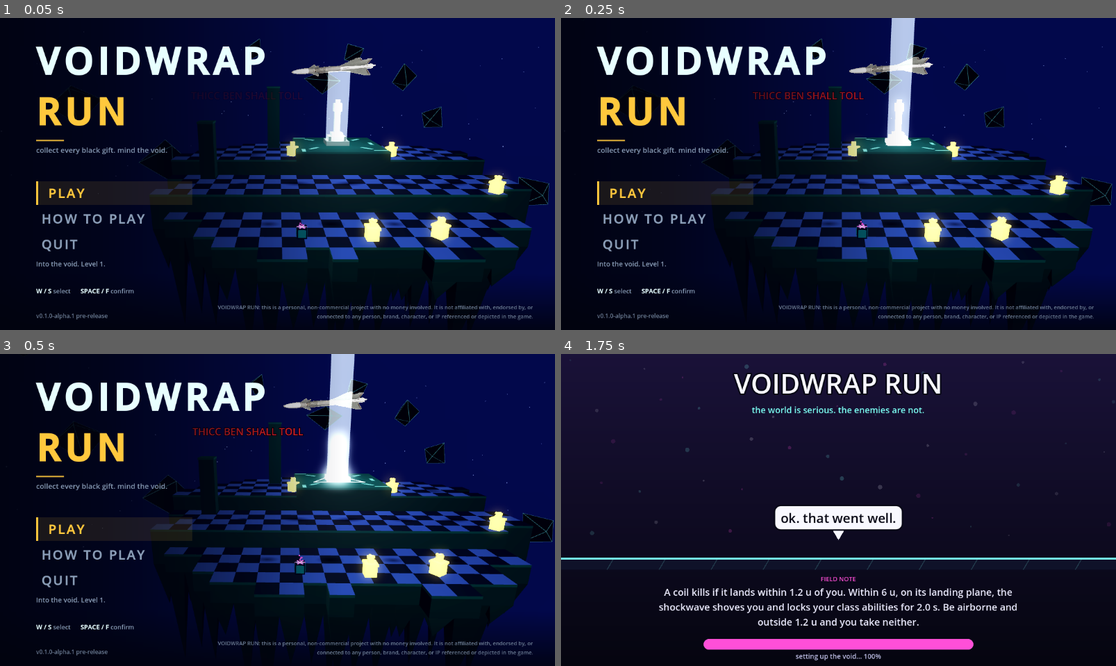
Above: before the commit, frames 1-4 (two rows, left to right).
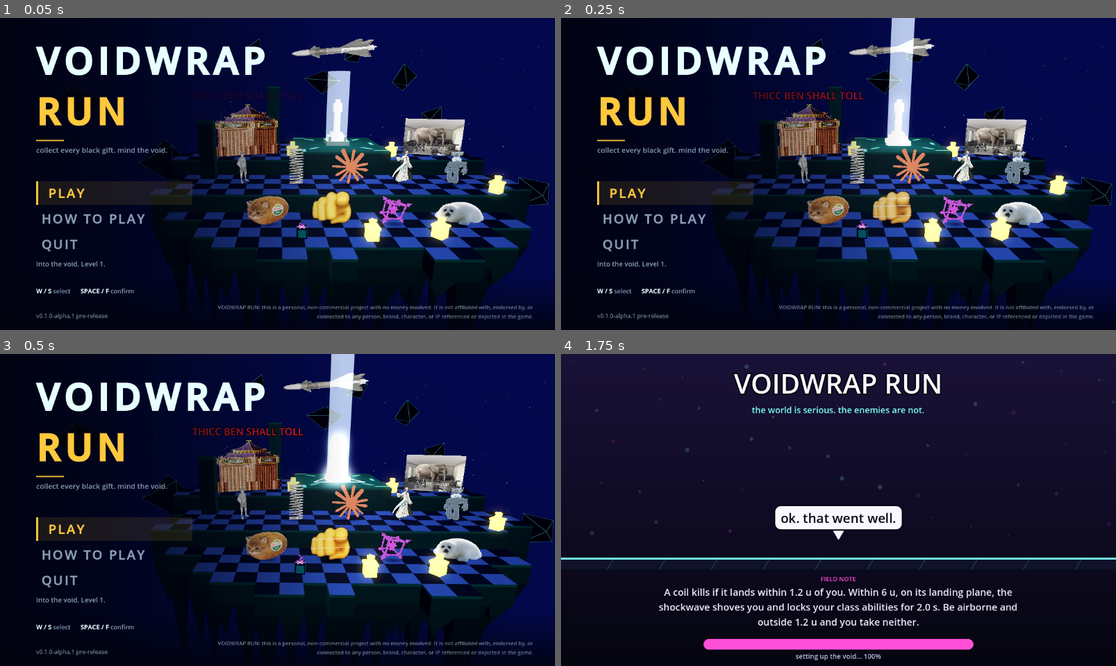
Above: after the commit, the same moments.

Repository: heylyfe/VOIDWARP-REMAKE
Game: Godot game, scene res://app/app.tscn
Same seed, same stepped clock (60 frames per second), same inputs: the game is played once before the commit and once after it.
Inputs (mouse positions are in pixels of both pictures, inside the frame that each line leads up to):
- Up to frame 1 (0.05 s): no input
- Up to frame 2 (0.25 s): no input
- Up to frame 3 (0.5 s): no input
- Up to frame 4 (1.75 s): click "PLAY" at 0.5 s; tap Enter at 1.25 s; move the mouse to (960, 494) at 1.27 s; hold D from 1.28 s (still down); tap Shift at 1.35 s; tap Space at 1.52 s

The runs differ from the first frame. In frame 1, 6.4% of the frame differs, in the area x 38-88%, y 6-67%; in frame 2, 6.5%, in the area x 38-87%, y 6-67%; in frame 3, 6.4%; in frame 4, nothing differs.

Commit message:
MENU: drop the local feet correction now that billboard.gd is fixed
The menu compensated for the billboard feet-offset sign bug (D-MENU-8,
PARKED.md #21). FIX-BILLBOARD fixed the sign at the source, so the
compensation double-corrected and test_menu.gd went red on all 12 enemies.
Removed _plant() and its two call sites; test_menu.gd now passes unchanged.

Generated by Mistral Vibe.
Co-Authored-By: Mistral Vibe <vibe@mistral.ai>

Diff:
--- a/game/app/menu_stage.gd
+++ b/game/app/menu_stage.gd
@@ -644,19 +644,11 @@
 	if sprite.texture == null:
 		sprite.texture = _tbd()
 	sprite.shaded = false
-	# the stage drives the frame, the feet fix and the facing in one place (advance()), so
-	# the billboard's own _process is switched off - see _plant() and D-MENU-8
+	# the stage drives the frame and the facing in one place (advance()), so the billboard's
+	# own _process is switched off. The feet offset is billboard.gd's job and is correct as of
+	# FIX-BILLBOARD (D-FIX-BILLBOARD-1), so the menu no longer compensates for it.
 	sprite.process_mode = Node.PROCESS_MODE_DISABLED
-	_plant(sprite)
 	return sprite
-
-
-## D-MENU-8 / PARKED.md: billboard.gd sets Sprite3D.offset.y = h/2 - (body bottom), which moves
-## the sprite DOWN (Sprite3D offset +y is up), so the body hangs 2 x |body_feet_shift| below the
-## node instead of standing on it. view/ is not this ticket's to edit; the menu lifts each sprite
-## by exactly that amount so the body bottom sits on the platform, frame by frame.
-static func _plant(sprite: Sprite3D) -> void:
-	sprite.position.y = -2.0 * float(sprite.body_feet_shift)
 
 
 ## World-space y of the visible body's bottom edge relative to the sprite's holder (tests: ~0).
@@ -900,7 +892,6 @@
 			var x: float = fposmod(22.0 - clock * 1.6 + base.x, span) - span * 0.5
 			holder.position = Vector3(x, base.y + 0.35 * sin(clock * 0.9), base.z)
 		sprite.advance_animation(delta)
-		_plant(sprite)
 		if sprite.is_inside_tree():
 			sprite.face_camera(cam_pos)
 		else:
